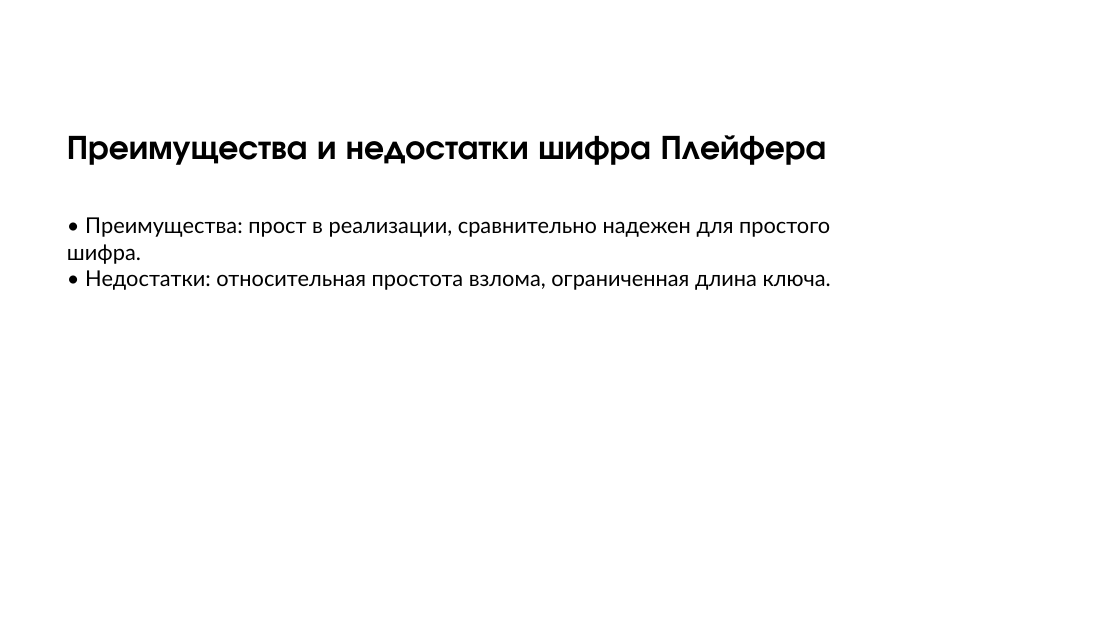
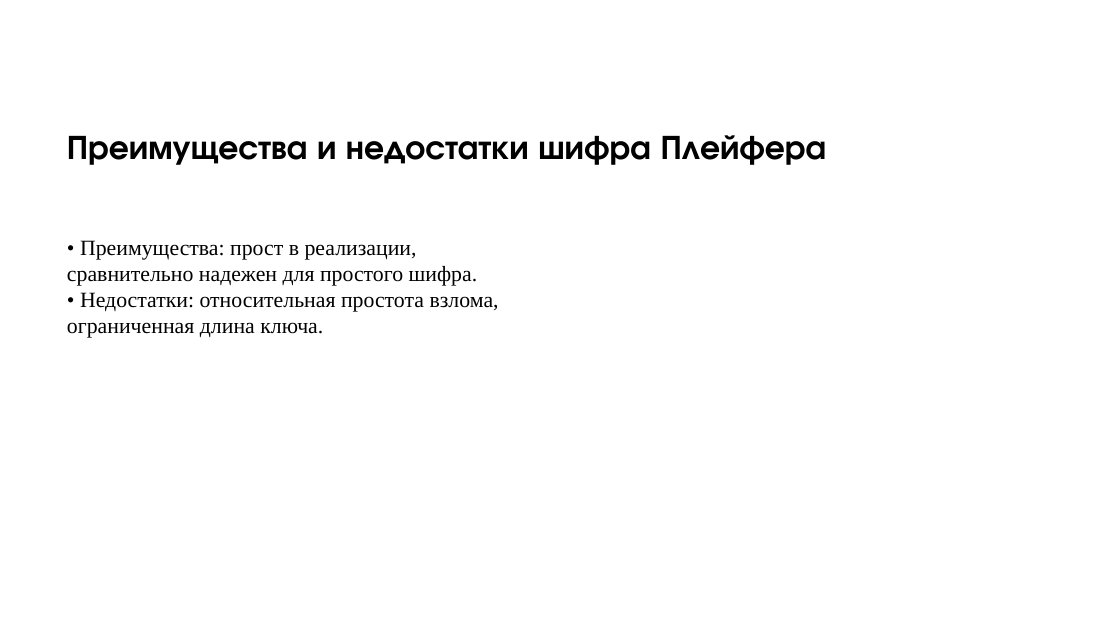
Before and after one commit to TiKhon-it/PlayFair, a slide deck: slide 10 of Реализация шифратора Плейфера на Python.pptx (slide 11 before the commit). Drawn at 1120x630 pixels with LibreOffice and Linux fonts; fonts in the diff are those of the drawing; background and template pictures are left out. Boxes give left, top, right and bottom in pixels: in the first picture for what was removed or moved away, otherwise in the second. Text is boxed around its words. In the diff, an @@ line names an element or a change of style, - is before the commit and + after.

```diff
--- a/Реализация шифратора Плейфера на Python.pptx
+++ b/Реализация шифратора Плейфера на Python.pptx
@@ text "• Преимущества: прост в реализации, ..." at [67, 240, 499, 338]: font Lato to Times New Roman @@
@@ freeform shape added at [764, 282, 1120, 630], fill #FFFFFF @@
```
Also in this commit, not shown: 11 other slides changed, 2 slides added, 3 slides removed.
